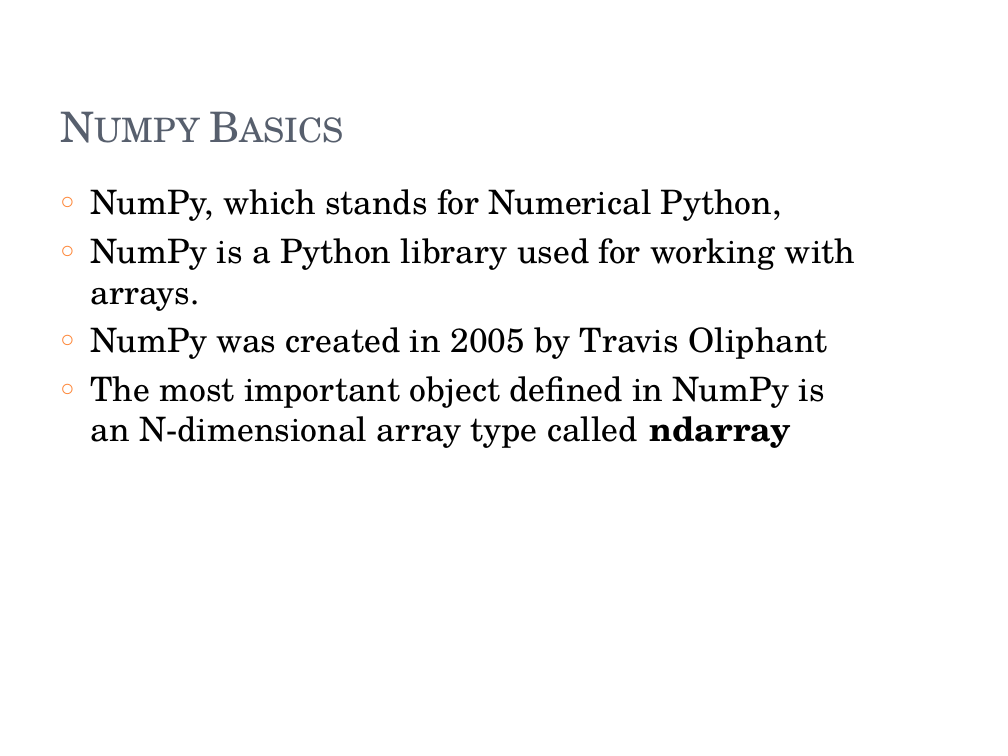
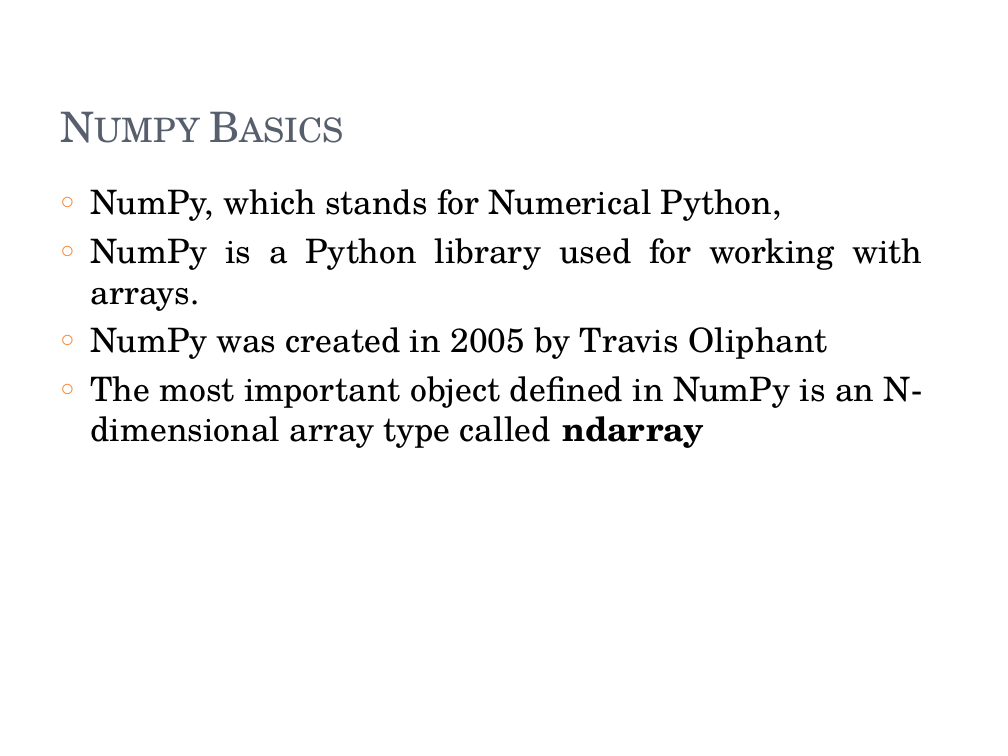
Before and after one commit to RashmivernekarN/ai_with_python_keonics, a slide deck: slide 3 of Module4/Module 4.pptx. Drawn at 1008x756 pixels with LibreOffice and Linux fonts; fonts in the diff are those of the drawing. Boxes give left, top, right and bottom in pixels: in the first picture for what was removed or moved away, otherwise in the second. Text is boxed around its words. In the diff, an @@ line names an element or a change of style, - is before the commit and + after.

```diff
--- a/Module4/Module 4.pptx
+++ b/Module4/Module 4.pptx
@@ text "NumPy, which stands for Numerical ..." at [91,189,923,448]: alignment left to justified @@
```
Also in this commit, not shown: 6 other slides changed, 3 slides added, 1 slide removed, 10 other files.
